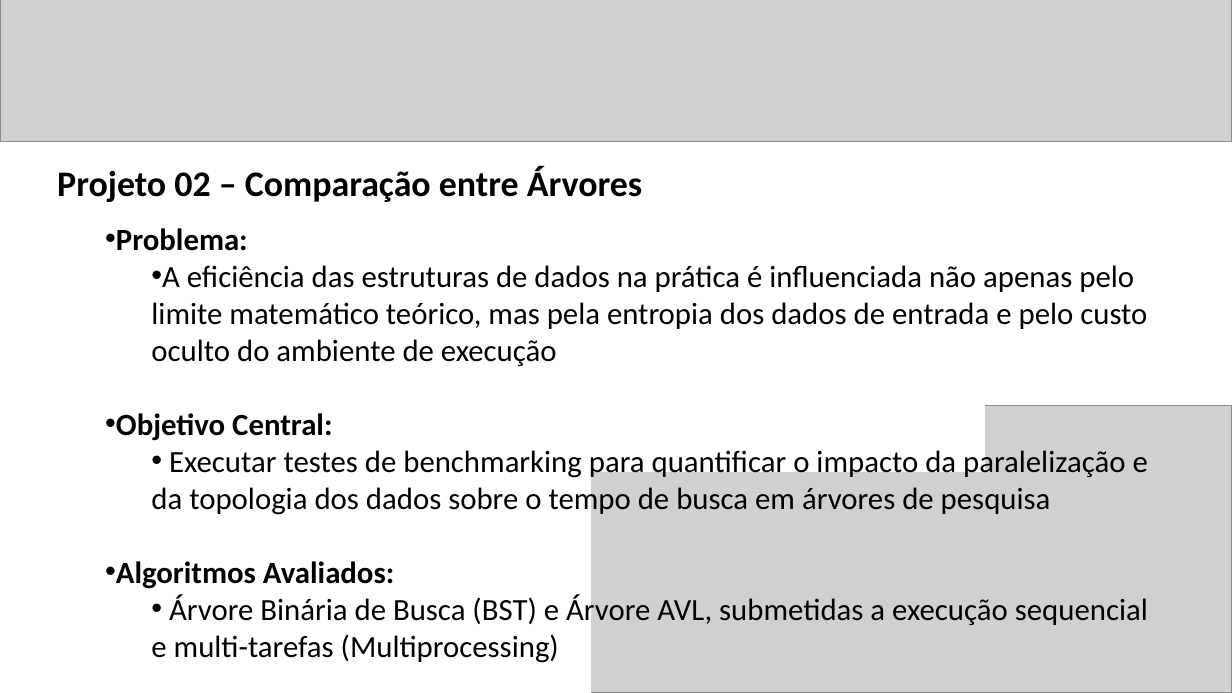
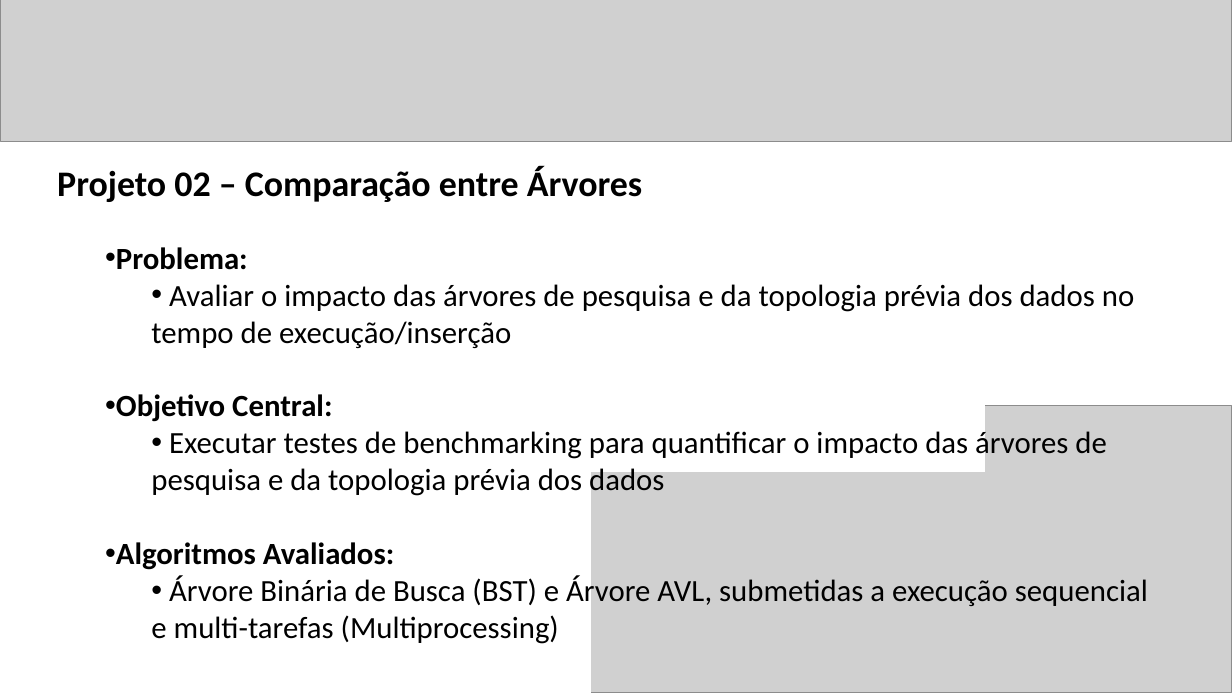
Before and after one commit to candidomor/Mestrado-Algoritimos-Projeto2, a slide deck: slide 2 of Apresentação - Projeto 02.pptx. Drawn at 1232x693 pixels with LibreOffice and Linux fonts; fonts in the diff are those of the drawing; grey boxes stand for pictures. Boxes give left, top, right and bottom in pixels: in the first picture for what was removed or moved away, otherwise in the second. Text is boxed around its words. In the diff, an @@ line names an element or a change of style, - is before the commit and + after.

```diff
--- a/Apresentação - Projeto 02.pptx
+++ b/Apresentação - Projeto 02.pptx
@@ text "Problema:": place and size @@
-text "Problema:" at (116,228,1148,663)
+text "Problema:" at (116,247,1148,644)
@@ text at (151,284,1134,348): text changed @@
-  • A eficiência das estruturas de dados na prática é influenciada não apenas pelo limite matemático teórico, mas pela entropia dos dados de entrada e pelo custo oculto do ambiente de execução
+  • Avaliar o impacto das árvores de pesquisa e da topologia prévia dos dados no tempo de execução/inserção
@@ text at (151,428,1106,499): text changed @@
-  • Executar testes de benchmarking para quantificar o impacto da paralelização e da topologia dos dados sobre o tempo de busca em árvores de pesquisa
+  • Executar testes de benchmarking para quantificar o impacto das árvores de pesquisa e da topologia prévia dos dados
```
Also in this commit, not shown: 3 other slides changed, 1 slide added, 5 other files.
